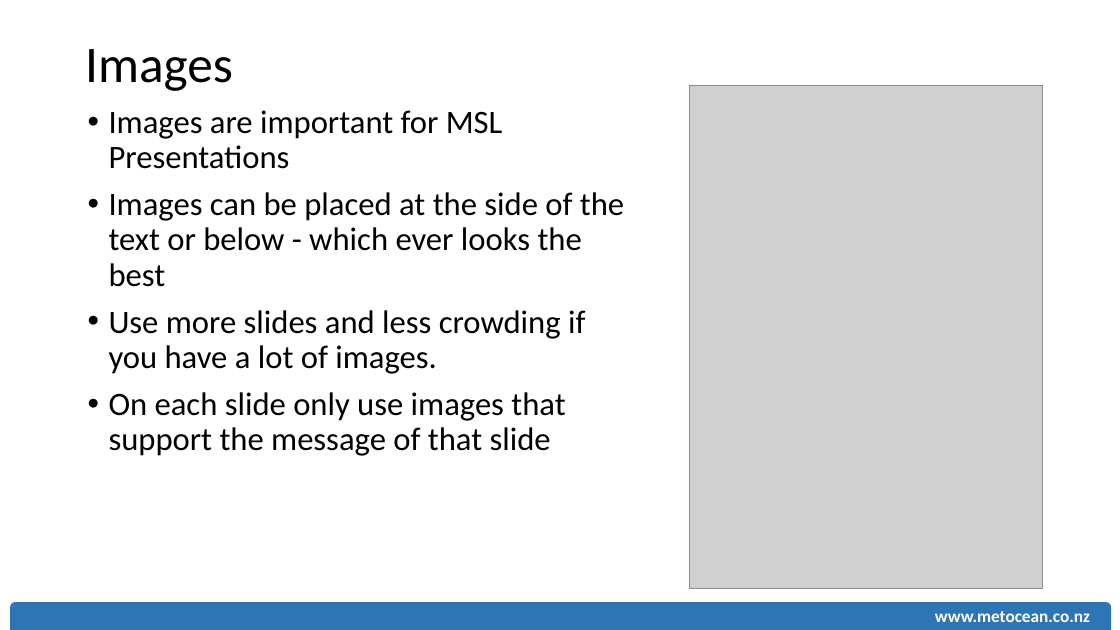
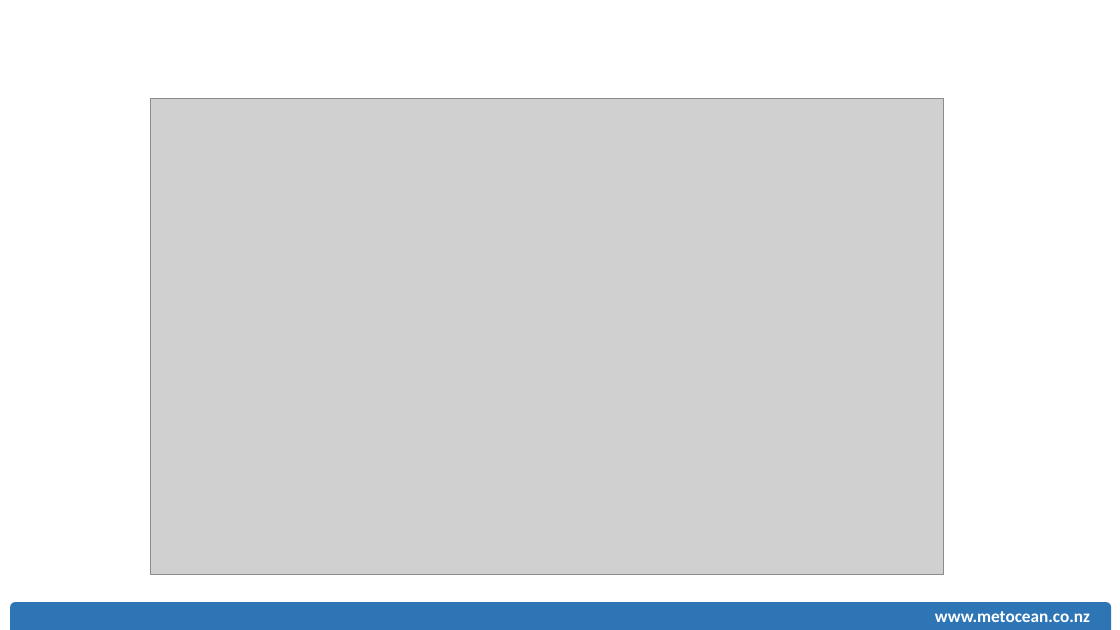
Before and after one commit to rsoutelino/CeP2015, a slide deck: slide 8 of soutelino_MSL_CeP2015.pptx (slide 3 before the commit). Drawn at 1120x630 pixels with LibreOffice and Linux fonts; fonts in the diff are those of the drawing; grey boxes stand for pictures. Boxes give left, top, right and bottom in pixels: in the first picture for what was removed or moved away, otherwise in the second. Text is boxed around its words. In the diff, an @@ line names an element or a change of style, - is before the commit and + after.

```diff
--- a/soutelino_MSL_CeP2015.pptx
+++ b/soutelino_MSL_CeP2015.pptx
@@ text removed at (85, 49, 233, 91) @@
-Images
@@ picture removed at (690, 86, 1043, 589) @@
@@ text removed at (109, 110, 624, 456) @@
-• Images are important for MSL Presentations
-  • Images can be placed at the side of the text or below - which ever looks the best
-  • Use more slides and less crowding if you have a lot of images.
-  • On each slide only use images that support the message of that slide
@@ picture added at (150, 98, 944, 575) @@
```
Also in this commit, not shown: 3 other slides changed, 11 slides added, 1 slide removed.
